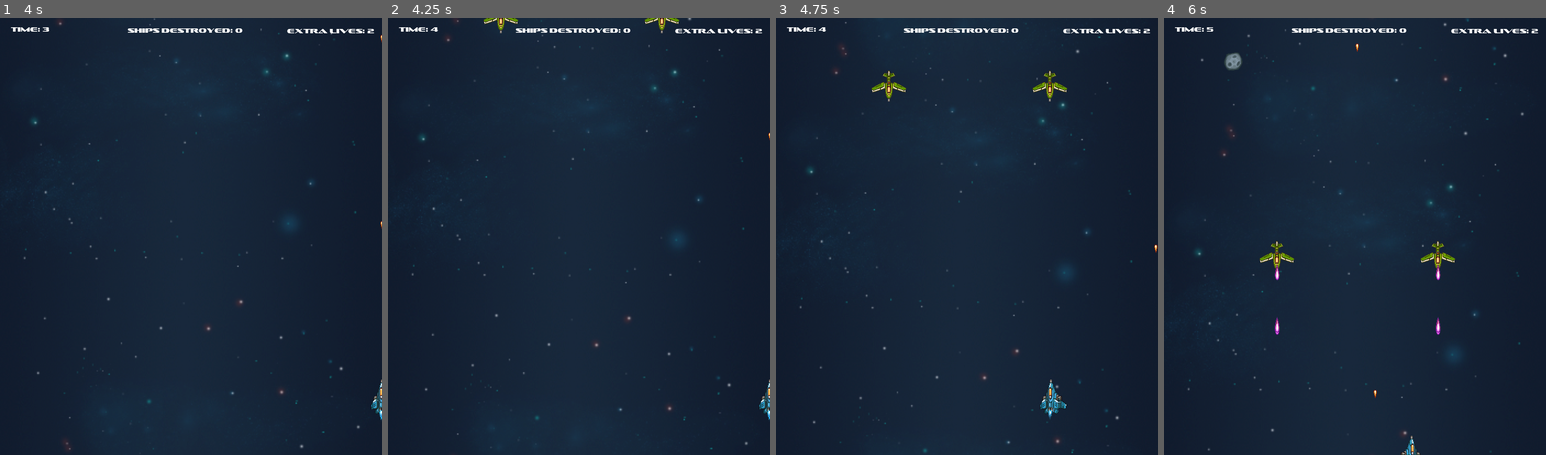
Above: before the commit, frames 1-4 (left to right).
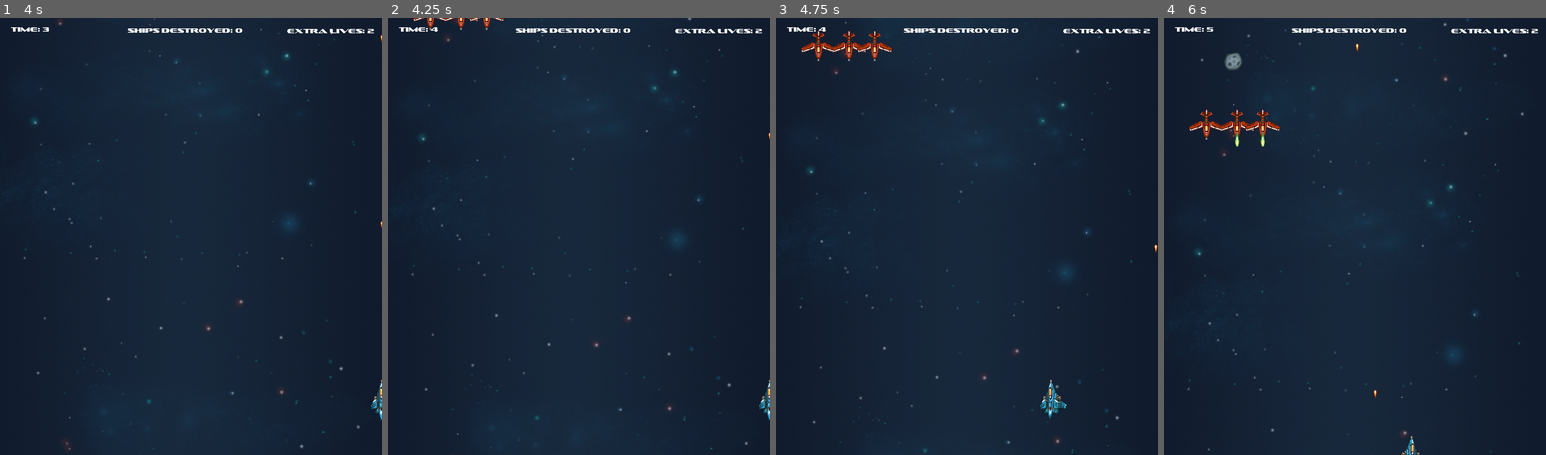
Above: after the commit, the same moments.

Repository: jdibble21/FP-Space-Odyssey
Game: Godot game, scene res://src/LevelTwo/LevelTwo.tscn
Same seed, same stepped clock (60 frames per second), same inputs: the game is played once before the commit and once after it. This scene is started directly instead of the project's main scene. Sound files missing from this copy of the repository are replaced by a short silence.
Inputs (mouse positions are in pixels of both pictures, inside the frame that each line leads up to):
- Up to frame 1 (4 s): move the mouse to (275, 214) at 0.52 s; press the mouse at (275, 214) at 0.53 s; hold D (move_right) 0.53-1.28 s; move the mouse to (114, 258) at 1.27 s; release the mouse at (114, 258) at 1.28 s; hold S (move_down) 1.28-2.03 s; click (114, 258) at 1.35 s; move the mouse to (229, 140) at 2.02 s; press the mouse at (229, 140) at 2.03 s; hold D (move_right) 2.03-2.78 s; move the mouse to (171, 323) at 2.77 s; release the mouse at (171, 323) at 2.78 s; hold W (move_up) 2.78-3.53 s; click (171, 323) at 2.85 s; move the mouse to (305, 302) at 3.52 s; press the mouse at (305, 302) at 3.53 s; hold A (move_left) from 3.53 s (still down)
- Up to frame 2 (4.25 s): keep holding A (move_left)
- Up to frame 3 (4.75 s): keep holding A (move_left); move the mouse to (852, 170) at 4.27 s; release the mouse at (852, 170) at 4.28 s; click (852, 170) at 4.35 s
- Up to frame 4 (6 s): move the mouse to (1374, 236) at 5.02 s; release A (move_left) at 5.03 s; press the mouse at (1374, 236) at 5.03 s; hold S (move_down) 5.03-5.78 s; move the mouse to (1297, 127) at 5.77 s; release the mouse at (1297, 127) at 5.78 s; hold D (move_right) from 5.78 s (still down); click (1297, 127) at 5.85 s

Frame 1 is identical in both runs. In frame 2, 0.4% of the frame differs, in the area x 6-77%, y 0-4%; in frame 3, 1.0%; in frame 4, 1.2%, in the area x 6-77%, y 20-73%.

Commit message:
Add different formations of ship spawns

Diff:
--- a/project/src/AdvancedEnemies/AdvancedEnemyEasy.gd
+++ b/project/src/AdvancedEnemies/AdvancedEnemyEasy.gd
@@ -55,13 +55,15 @@
 
 func _on_HitBox_area_entered(area):
 	if area.is_in_group("player_bullet"):
-		$Exhaust1.hide()
-		$Exhaust2.hide()
-		$ExplosionSprite.show()
-		$ExplosionSprite.play("destroyed")
-		var timer = Timer.new()
-		timer.set_wait_time(0.3)
-		add_child(timer)
-		timer.start()
-		yield(timer, "timeout")
-		queue_free()
+		_lives -= 1
+		if _lives == 0:
+			$Exhaust1.hide()
+			$Exhaust2.hide()
+			$ExplosionSprite.show()
+			$ExplosionSprite.play("destroyed")
+			var timer = Timer.new()
+			timer.set_wait_time(0.3)
+			add_child(timer)
+			timer.start()
+			yield(timer, "timeout")
+			queue_free()
--- a/project/src/LevelTwo/LevelTwo.tscn
+++ b/project/src/LevelTwo/LevelTwo.tscn
@@ -10,6 +10,8 @@
 [ext_resource path="res://assets/PixelSpaceRage/PixelBackgroundSeamlessVertically.png" type="Texture" id=8]
 [ext_resource path="res://assets/sound_assets/443865__vabsounds__laserattack.ogg" type="AudioStream" id=9]
 [ext_resource path="res://src/StandardEnemies/StandardEnemyMedium.tscn" type="PackedScene" id=10]
+[ext_resource path="res://src/AdvancedEnemies/AdvancedEnemyEasy.tscn" type="PackedScene" id=11]
+[ext_resource path="res://src/StandardEnemies/StandardEnemyEasy.tscn" type="PackedScene" id=12]
 
 [node name="LevelTwo" type="Node2D"]
 script = ExtResource( 2 )
@@ -37,7 +39,9 @@
 
 [node name="ShipSpawns" type="Node" parent="."]
 script = ExtResource( 1 )
+_basic_ship = ExtResource( 12 )
 _speed_ship = ExtResource( 10 )
+_advanced_ship = ExtResource( 11 )
 
 [node name="FormationSpawnTimer" type="Timer" parent="ShipSpawns"]
 wait_time = 4.0
@@ -60,4 +64,5 @@
 
 [node name="LevelCompleteMenu" parent="." instance=ExtResource( 7 )]
 [connection signal="timeout" from="ShipSpawns/FormationSpawnTimer" to="ShipSpawns" method="_on_FormationSpawnTimer_timeout"]
+[connection signal="timeout" from="ShipSpawns/SpeedShipSpawnTimer" to="ShipSpawns" method="_on_SpeedShipSpawnTimer_timeout"]
 [connection signal="timeout" from="HazardTimer" to="." method="_on_hazard_timer_timeout"]
--- a/project/src/LevelTwo/LevelTwoShipSpawns.gd
+++ b/project/src/LevelTwo/LevelTwoShipSpawns.gd
@@ -5,12 +5,13 @@
 signal boss_released
 signal ship_destroyed
 
-const MAX_FORMATIONS := 8
+const MAX_FORMATIONS := 9
 
 export (PackedScene) var _boss
 export (PackedScene) var _basic_ship
 export (PackedScene) var _speed_ship
 export (PackedScene) var _advanced_ship
+export (PackedScene) var _homing_ship
 
 var _speed_formation := {
 	"pos1":[502,-70],
@@ -26,11 +27,37 @@
 	"pos2":[99,-110],
 	"pos3":[149,-79]
 }
+var _basic_special_formation_one := {
+
+}
+
+var _basic_special_formation_two := {
+
+}
+
+var _basic_special_formation_three := {
+
+}
+
+var formation_num := 0
 
 
 func _on_FormationSpawnTimer_timeout():
-	_spawn_speed_ship_formation()
+	if formation_num < 3:
+		_spawn_basic_ship_formation()
+	if formation_num >= 3 and formation_num < 6:
+		_spawn_special_ship_formation()
+	formation_num += 1
+
+
+func _spawn_basic_ship_formation():
+	var formation = _get_basic_formation(randi()%2+1)
+	for i in range(0,3):
+		_spawn_ship(formation,i+1,_basic_ship)
+
+func _spawn_special_ship_formation():
 	pass
+
 
 func _spawn_speed_ship_formation():
 	for i in range(0,2):
@@ -44,3 +71,13 @@
 	root_attach.call_deferred("add_child",_new_ship)
 	_new_ship.connect("destroyed",self,"_on_ship_destroyed")
 	_new_ship.position = Vector2(formation_pos["pos"+str(set_num)][0],formation_pos["pos"+str(set_num)][1])
+
+func _get_basic_formation(num):
+	if num == 1:
+		return _basic_formation_one
+	if num == 2:
+		return _basic_formation_two
+
+
+func _on_SpeedShipSpawnTimer_timeout():
+	_spawn_speed_ship_formation()
Not shown: 1 places in project/src/LevelTwo/LevelTwo.tscn that only renumber resources
